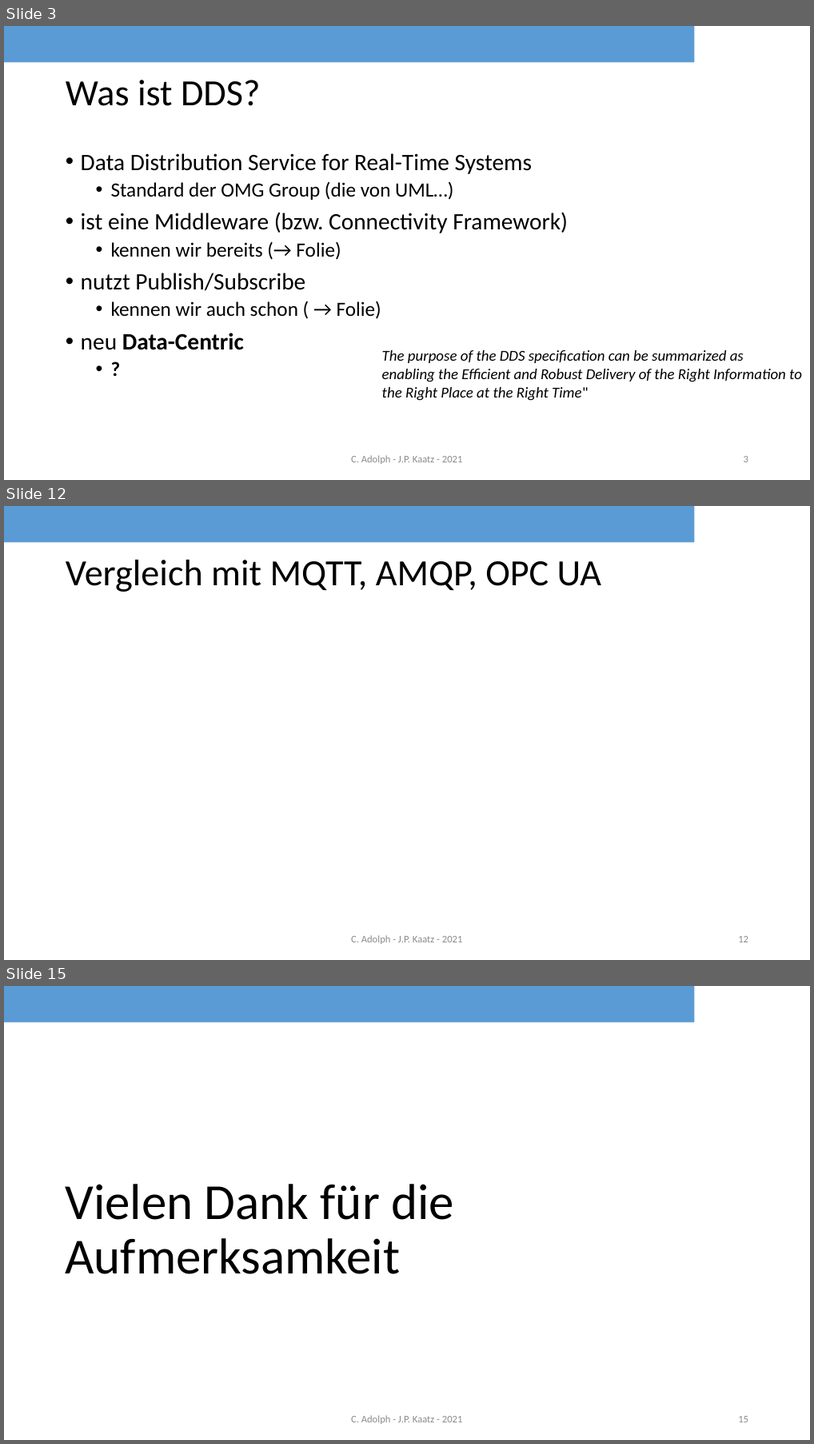
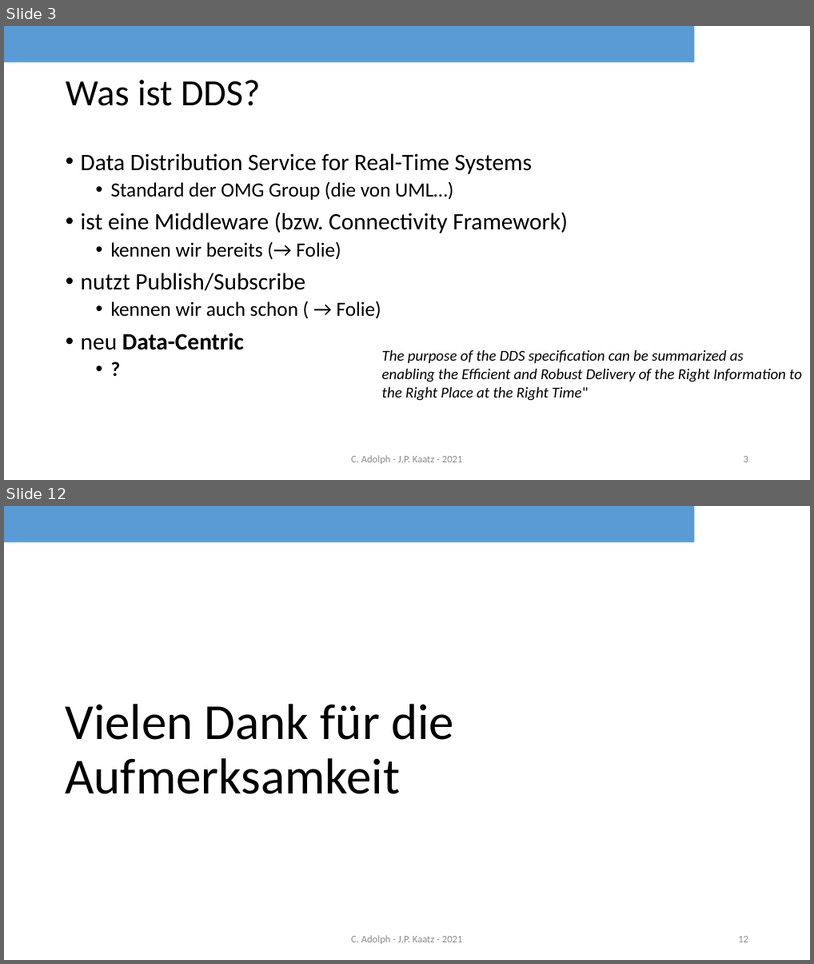
Before and after one commit to rocko/sisidm_sose2021, a slide deck: DDS_share.pptx. Shown one above the other, each under a label of ours: slides 3, 12 and 15 before the commit, slides 3 and 12 after it; the slides between them are not shown. The pictures are 814x1444 and 814x964 pixels, drawn with LibreOffice and Linux fonts; fonts in the diff are those of the drawing; background and template pictures are left out. Boxes give left, top, right and bottom in pixels: in the first picture for what was removed or moved away, otherwise in the second. Text is boxed around its words. In the diff, an @@ line names an element or a change of style, - is before the commit and + after.

```diff
--- a/DDS_share.pptx
+++ b/DDS_share.pptx
@@ slide 12 removed at (4, 506, 810, 960), background #FFFFFF; not listed: 2 template elements that a slide beside it also shows @@
@@ title removed at (66, 560, 602, 592) @@
-Vergleich mit MQTT, AMQP, OPC UA
@@ text removed at (351, 935, 463, 944) @@
-C. Adolph - J.P. Kaatz - 2021
@@ page number removed at (738, 936, 749, 942) @@
-12
@@ what was slide 15 is now slide 12 @@
@@ page number at (738, 936, 749, 942): text changed @@
-15
+12
```
Also in this commit, not shown: 7 slides changed, 2 other slides removed.
